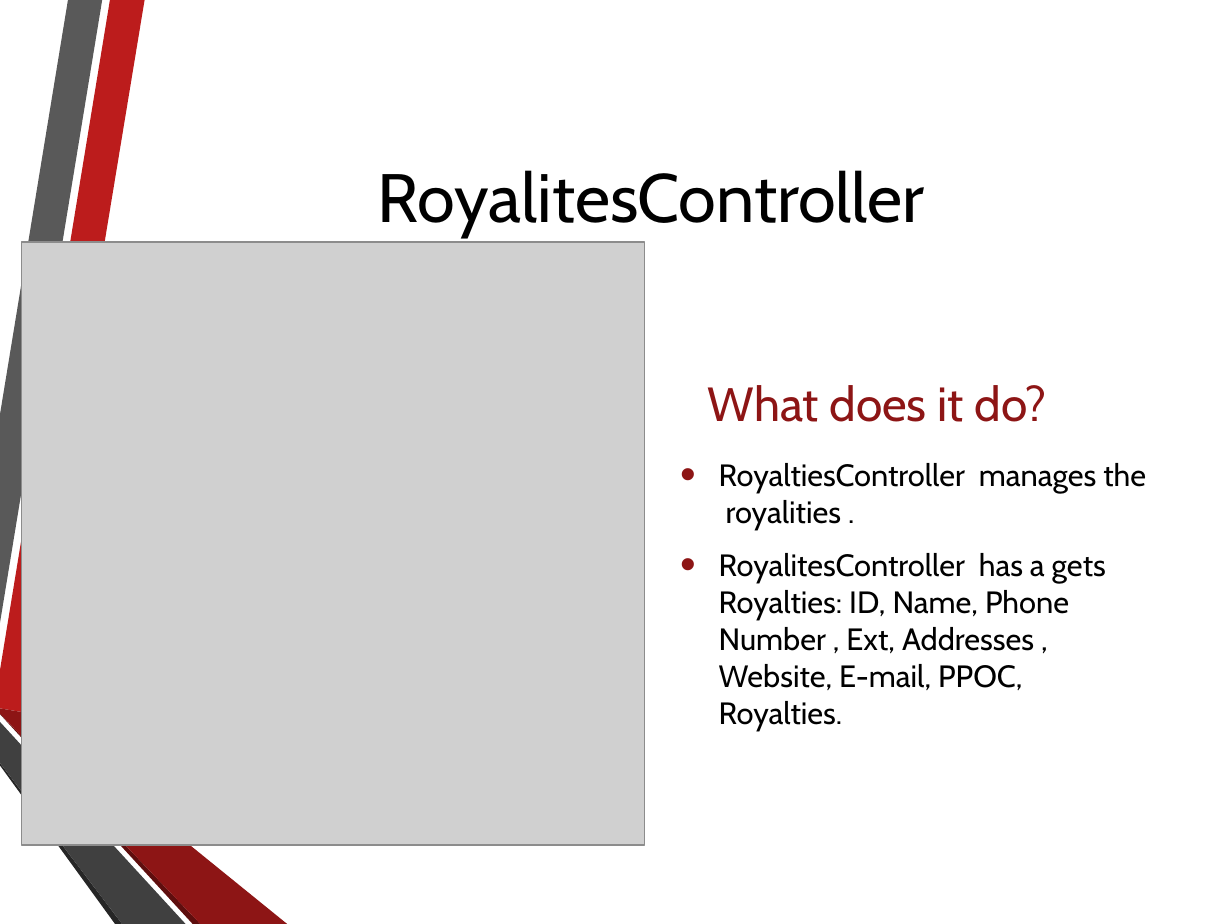
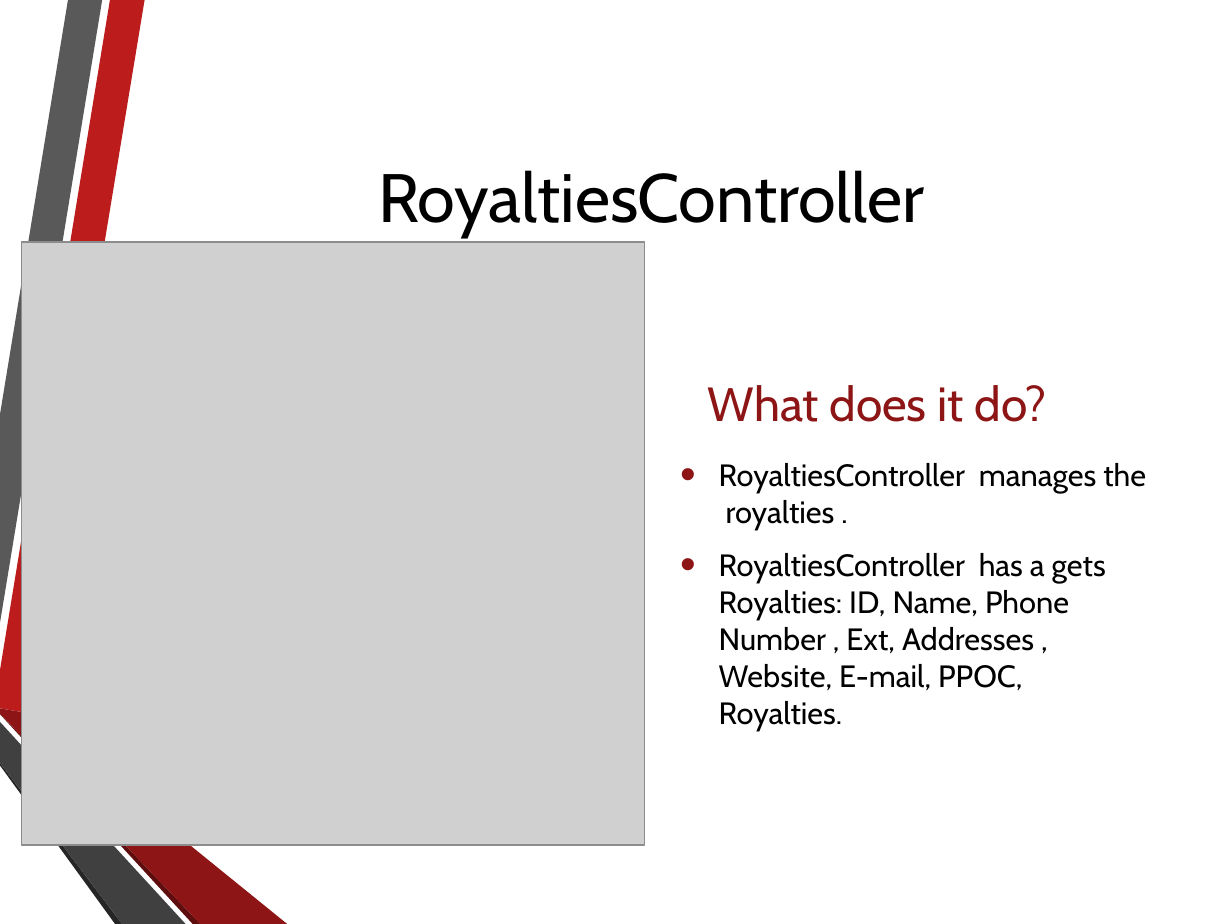
Before and after one commit to NathanielInman/IMS, a slide deck: slide 18 of Development Resources/Presentation.pptx. Drawn at 1232x924 pixels with LibreOffice and Linux fonts; fonts in the diff are those of the drawing; grey boxes stand for pictures; background and template pictures are left out. Boxes give left, top, right and bottom in pixels: in the first picture for what was removed or moved away, otherwise in the second. Text is boxed around its words. In the diff, an @@ line names an element or a change of style, - is before the commit and + after.

```diff
--- a/Development Resources/Presentation.pptx
+++ b/Development Resources/Presentation.pptx
@@ title at (378, 170, 925, 237): text changed @@
-RoyalitesController
+RoyaltiesController
@@ text at (719, 463, 1146, 731): text changed @@
-• RoyaltiesController manages the royalities .
-• RoyalitesController has a gets Royalties: ID, Name, Phone Number , Ext, Addresses , Website, E-mail, PPOC, Royalties.
+• RoyaltiesController manages the royalties .
+• RoyaltiesController has a gets Royalties: ID, Name, Phone Number , Ext, Addresses , Website, E-mail, PPOC, Royalties.
```
Also in this commit, not shown: 4 other slides changed.
